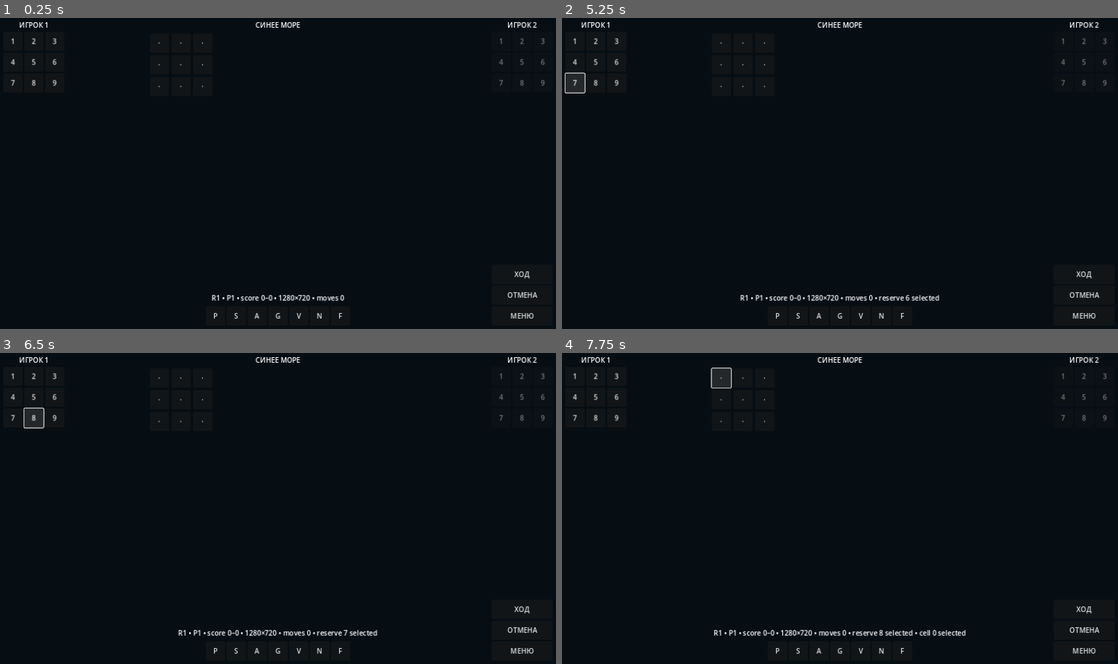
Above: before the commit, frames 1-4 (two rows, left to right).
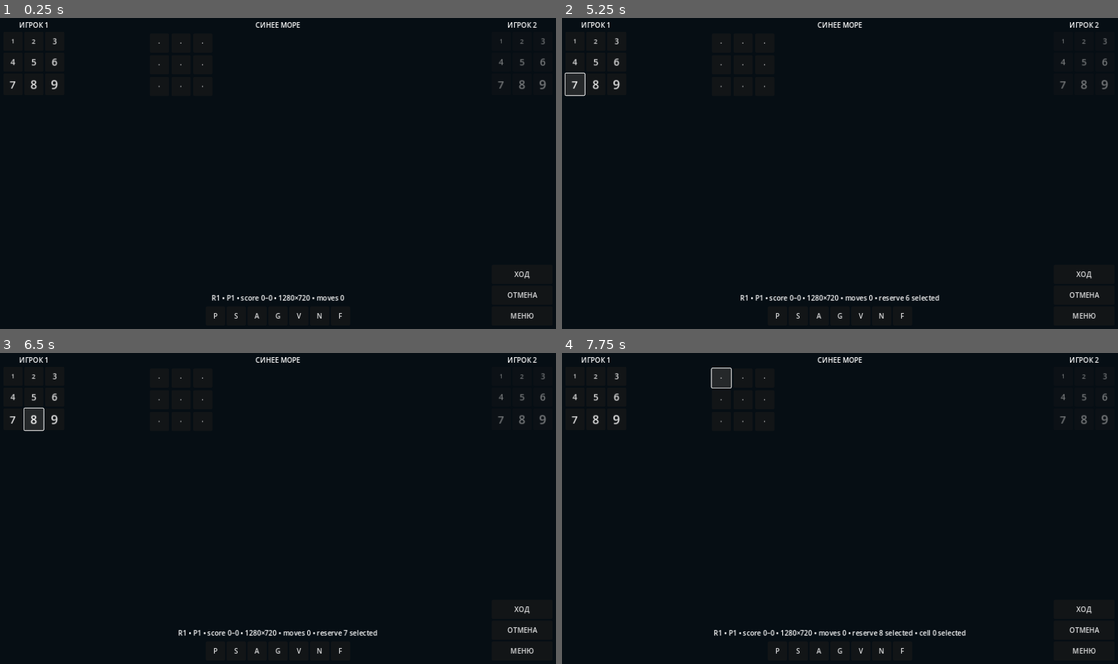
Above: after the commit, the same moments.

Repository: namelessdhamma/namelessdhamma.github.io
Game: Godot game, scene res://main.tscn
Two runs of this game, one before a commit and one after it. Both use one fixed random seed, a clock stepped at 60 frames per second and the inputs below.
Inputs:
- Up to frame 1 (0.25 s): no input
- Up to frame 2 (5.25 s): click "1" at 0.5 s; click "2" at 1.25 s; click "3" at 2 s; click "4" at 2.75 s; click "5" at 3.5 s; click "6" at 4.25 s; click "7" at 5 s
- Up to frame 3 (6.5 s): click "8" at 5.75 s
- Up to frame 4 (7.75 s): click "9" at 6.5 s; click "·" at 7.25 s

The runs differ from the first frame. In frame 1, 0.2% of the frame differs, in the area x 1-99%, y 6-23%; in frame 2, 0.3%, in the area x 0-99%, y 6-26%; in frame 3, 0.3%; in frame 4, 0.2%.

Commit message:
A5: scale rank visuals monotonically with safe touch targets

Diff:
--- a/sinee-more-godot/scripts/main.gd
+++ b/sinee-more-godot/scripts/main.gd
@@ -236,6 +236,8 @@
 		for i in range(reserve.get_child_count()):
 			var piece := reserve.get_child(i) as Button
 			piece.text = "%d" % (i + 1) if reserve_available[player - 1][i] else "—"
+			# Keep a uniform >=44px touch target while ranks 1..9 grow monotonically in visible glyph size.
+			piece.add_theme_font_size_override("font_size", 13 + i * 2)
 			piece.disabled = game_over or player != turn or not reserve_available[player - 1][i]
 
 func _update_status(event: String) -> void:
@@ -427,4 +429,12 @@
 	assert((_reserve_node(1).get_child(0) as Button).disabled == false)
 	assert((_reserve_node(2).get_child(0) as Button).disabled == true)
 	print("BLUE_SEA_BLOCKED_PLAYER_SMOKE_PASS blocked=P2 continuing=P1 reset=PASS")
+	var previous_font_size := 0
+	for i in range(_reserve_node(1).get_child_count()):
+		var rank_piece := _reserve_node(1).get_child(i) as Button
+		var rank_font_size := rank_piece.get_theme_font_size("font_size")
+		assert(rank_font_size > previous_font_size, "rank %d visual size must exceed rank %d" % [i + 1, i])
+		_assert_min_control_size(rank_piece, Vector2(44, 44), "rank %d touch target" % (i + 1))
+		previous_font_size = rank_font_size
+	print("BLUE_SEA_RANK_SCALE_SMOKE_PASS ranks=1..9 font=13..29 touch_target>=44")
 	print("BLUE_SEA_TURN_AWARE_RESERVES_SMOKE_PASS active=P1 inactive=P2")
